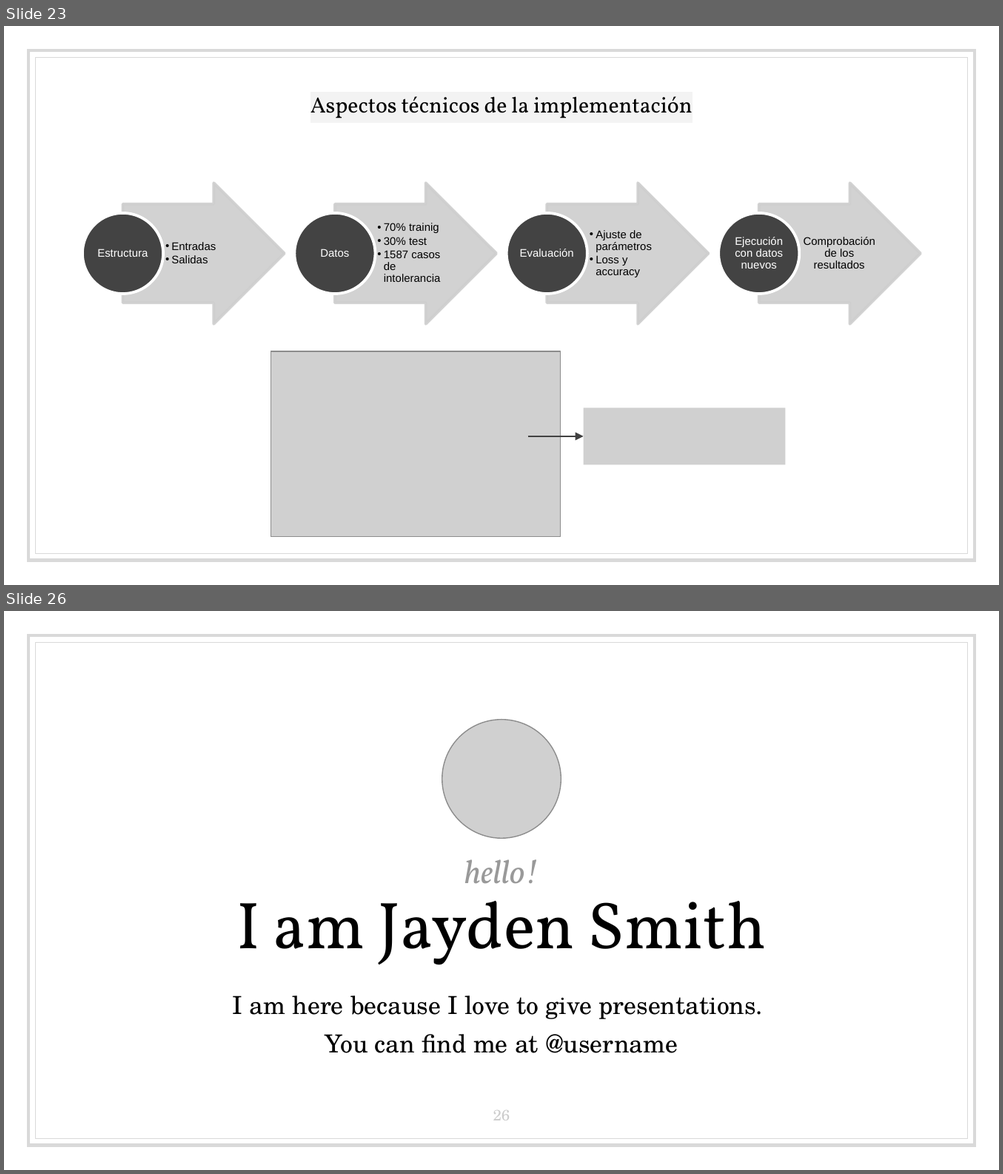
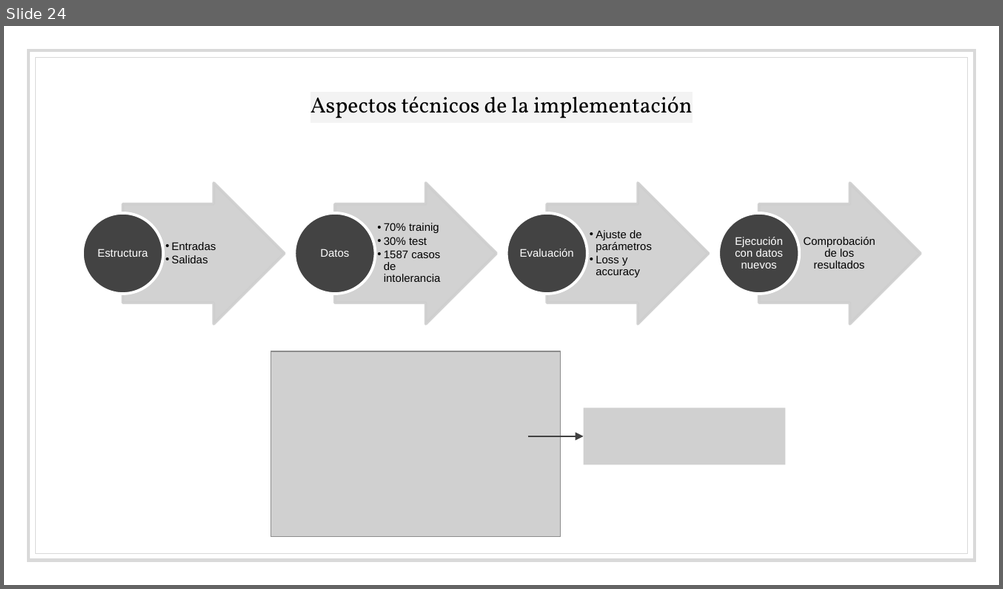
Before and after one commit to bserranoanton/TFG-mates, a slide deck: Defensa/transparenciasDefensa.pptx. Shown one above the other, each under a label of ours: slides 23 and 26 before the commit, slide 24 after it; the slides between them are not shown. The pictures are 1003x1174 and 1003x589 pixels, drawn with LibreOffice and Linux fonts; fonts in the diff are those of the drawing; grey boxes stand for pictures. Boxes give left, top, right and bottom in pixels: in the first picture for what was removed or moved away, otherwise in the second. Text is boxed around its words. In the diff, an @@ line names an element or a change of style, - is before the commit and + after.

```diff
--- a/Defensa/transparenciasDefensa.pptx
+++ b/Defensa/transparenciasDefensa.pptx
@@ slide 26 removed at box(4, 611, 999, 1170), background #FFFFFF; not listed: 2 template elements that a slide beside it also shows @@
@@ picture removed at box(441, 719, 560, 837) @@
@@ title removed at box(464, 860, 538, 883) @@
-hello!
@@ subtitle removed at box(236, 901, 766, 965) @@
-I am Jayden Smith
@@ text removed at box(233, 996, 763, 1054) @@
-I am here because I love to give presentations.
-You can find me at @username
@@ page number removed at box(493, 1111, 510, 1121) @@
-26
@@ what was slide 23 is now slide 24 @@
```
Also in this commit, not shown: 1 slide changed, 3 slides added, 27 other slides removed, 5 other files.
